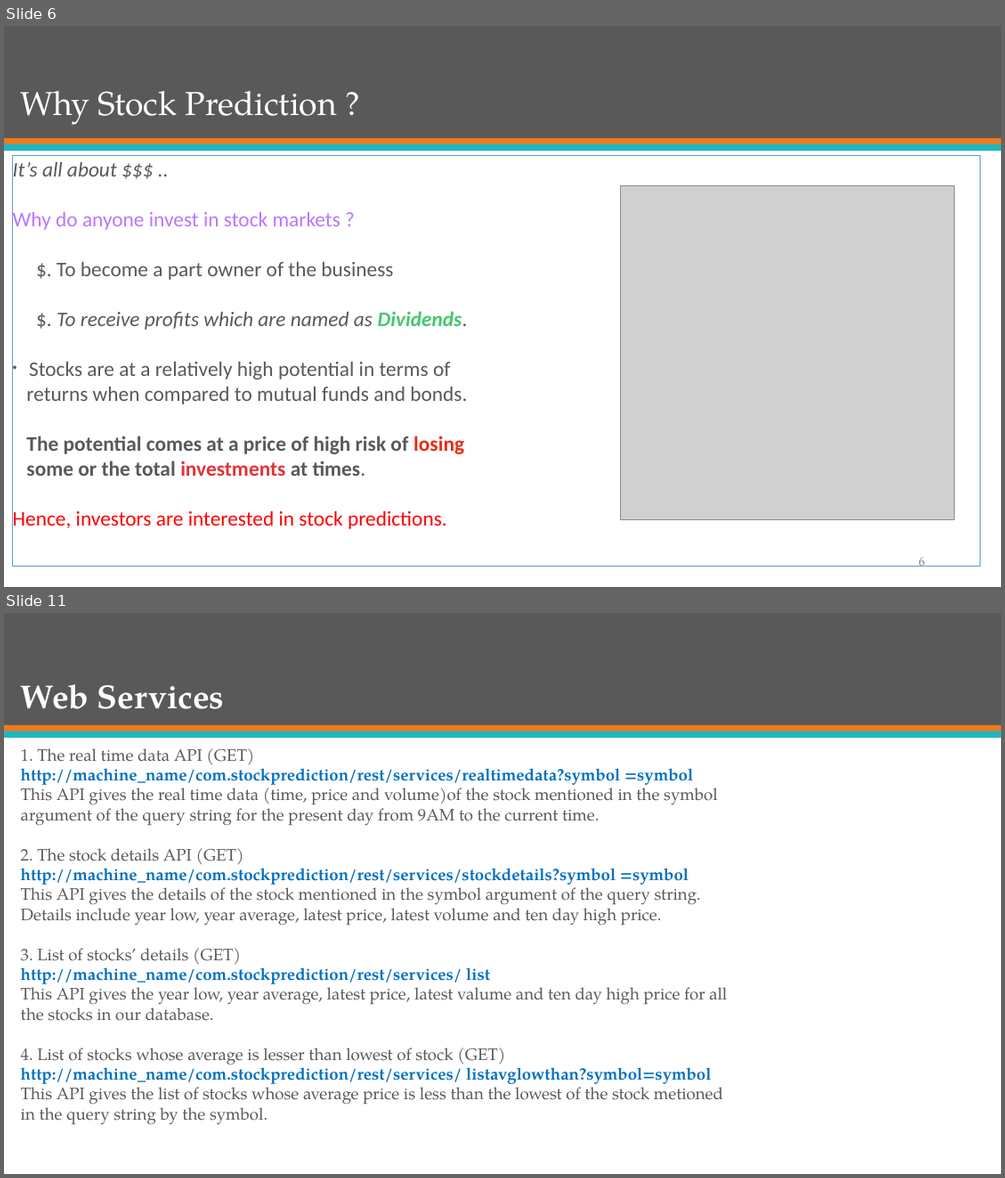
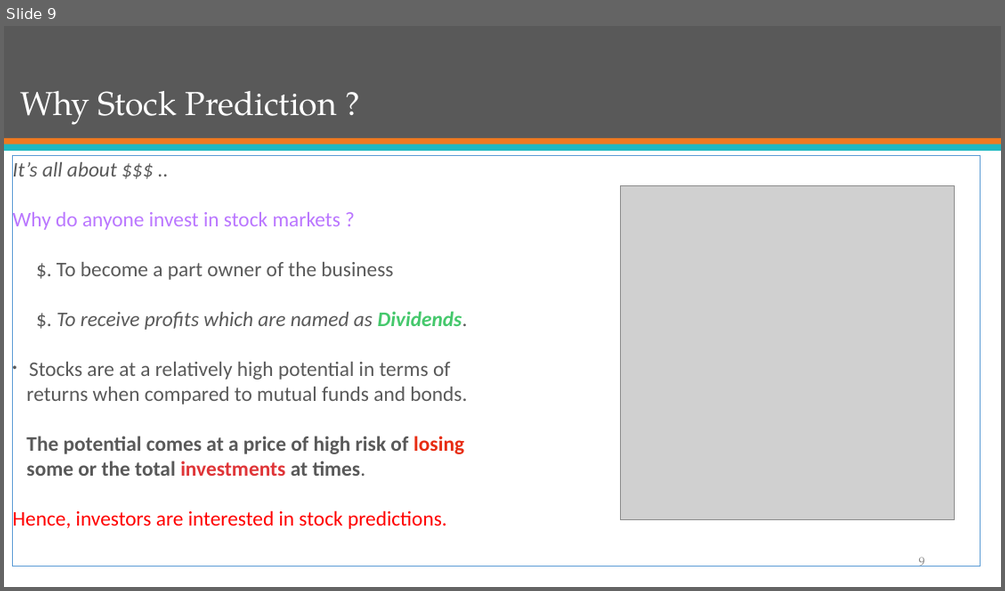
Before and after one commit to mJaiswal/Stock-Market-Prediction-Project, a slide deck: All Documentation/Presentations/Group 13 - ECE 568 - Final Project Preliminary Presentation.pptx. Shown one above the other, each under a label of ours: slides 6 and 11 before the commit, slide 9 after it; the slides between them are not shown. The pictures are 1005x1178 and 1005x591 pixels, drawn with LibreOffice and Linux fonts; fonts in the diff are those of the drawing; grey boxes stand for pictures. Boxes give left, top, right and bottom in pixels: in the first picture for what was removed or moved away, otherwise in the second. Text is boxed around its words. In the diff, an @@ line names an element or a change of style, - is before the commit and + after.

```diff
--- a/All Documentation/Presentations/Group 13 - ECE 568 - Final Project Preliminary Presentation.pptx
+++ b/All Documentation/Presentations/Group 13 - ECE 568 - Final Project Preliminary Presentation.pptx
@@ slide 11 removed at box(4, 613, 1001, 1174), background #FFFFFF; not listed: 3 template elements that a slide beside it also shows @@
@@ title removed at box(21, 684, 224, 709) @@
-Web Services
@@ text removed at box(21, 748, 727, 1124) @@
-1. The real time data API (GET)
-http://machine_name/com.stockprediction/rest/services/realtimedata?symbol =symbol
-This API gives the real time data (time, price and volume)of the stock mentioned in the symbol
-argument of the query string for the present day from 9AM to the current time.
-2. The stock details API (GET)
-http://machine_name/com.stockprediction/rest/services/stockdetails?symbol =symbol
-This API gives the details of the stock mentioned in the symbol argument of the query string.
-Details include year low, year average, latest price, latest volume and ten day high price.
-3. List of stocks’ details (GET)
-http://machine_name/com.stockprediction/rest/services/ list
-This API gives the year low, year average, latest price, latest valume and ten day high price for all
-the stocks in our database.
-4. List of stocks whose average is lesser than lowest of stock (GET)
-http://machine_name/com.stockprediction/rest/services/ listavglowthan?symbol=symbol
-This API gives the list of stocks whose average price is less than the lowest of the stock metioned
-in the query string by the symbol.
@@ what was slide 6 is now slide 9 @@
@@ page number at box(919, 556, 925, 566): text changed @@
-6
+9
```
Also in this commit, not shown: 9 slides changed, 11 slides added, 1 other slide removed, 1 other file.
